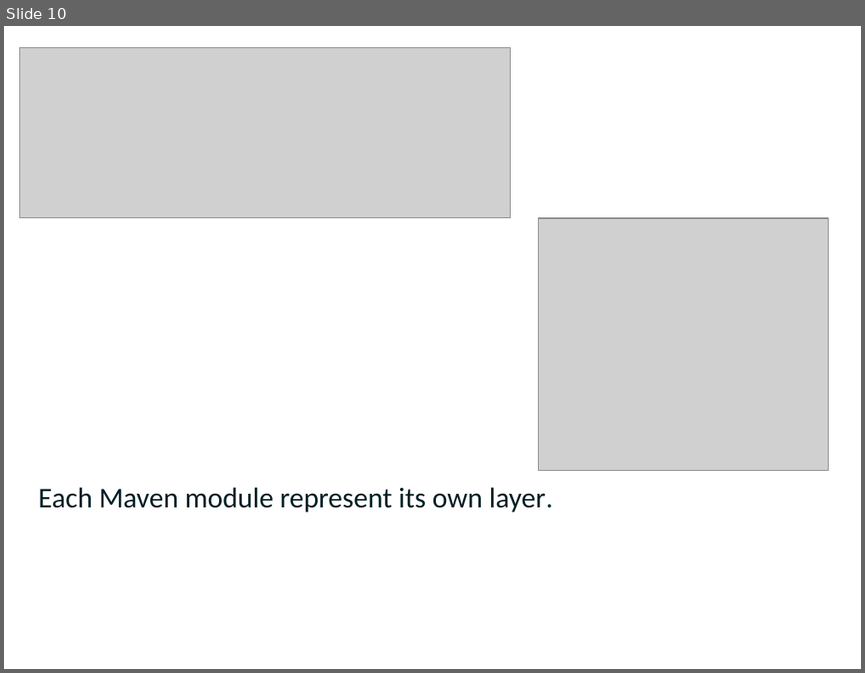
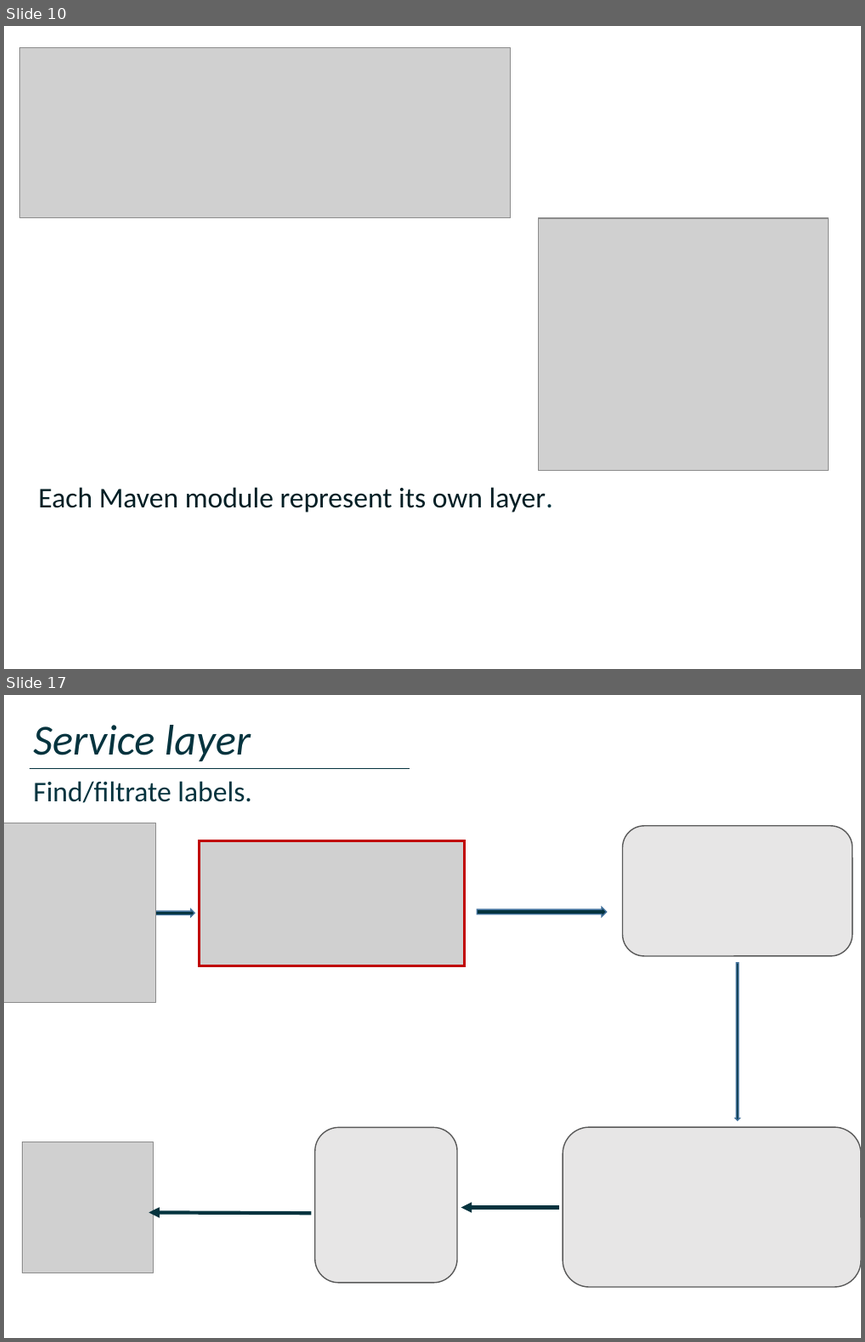
Before and after one commit to DmitriyLy/travel_portal, a slide deck: docs/Travel Portal.pptx. Shown one above the other, each under a label of ours: slide 10 before the commit, slides 10 and 17 after it; the slides between them are not shown. The pictures are 865x673 and 865x1342 pixels, drawn with LibreOffice and Linux fonts; fonts in the diff are those of the drawing; grey boxes stand for pictures. Boxes give left, top, right and bottom in pixels: in the first picture for what was removed or moved away, otherwise in the second. Text is boxed around its words. In the diff, an @@ line names an element or a change of style, - is before the commit and + after.

```diff
--- a/docs/Travel Portal.pptx
+++ b/docs/Travel Portal.pptx
@@ slide 17 added at (4, 695, 861, 1338), background #FFFFFF @@
@@ text added at (33, 725, 250, 761), 36 pt, text #04333E, italic @@
+Service layer
@@ line added from (30, 768) to (410, 768), #04333E 0.5 pt @@
@@ text added at (33, 781, 251, 803), 24 pt, text #04333E @@
+Find/filtrate labels.
@@ picture added at (4, 823, 155, 1002) @@
@@ picture added at (200, 841, 465, 967) @@
@@ rectangle added at (200, 840, 465, 966), outline #C00000 2.25 pt @@
@@ rounded rectangle added at (623, 826, 852, 956), fill #E7E6E6, outline #595959 1 pt @@
@@ right arrow added at (126, 909, 194, 917), fill #04333E, outline #43739E 1 pt @@
@@ right arrow added at (477, 907, 607, 916), fill #04333E, outline #43739E 1 pt @@
@@ arrow added from (262, 1063) to (115, 962), #FFFFFF 3 pt @@
@@ down arrow added at (735, 962, 739, 1120), fill #04333E, outline #43739E 1 pt @@
@@ rounded rectangle added at (315, 1127, 457, 1281), fill #E7E6E6, outline #595959 1 pt @@
@@ rounded rectangle added at (562, 1127, 861, 1287), fill #E7E6E6, outline #595959 1 pt @@
@@ picture added at (22, 1141, 153, 1272) @@
@@ arrow added from (311, 1213) to (148, 1213), #04333E 3 pt @@
@@ arrow added from (558, 1208) to (460, 1208), #04333E 3 pt @@
```
Also in this commit, not shown: 8 slides changed, 16 other slides added, 15 slides removed.
